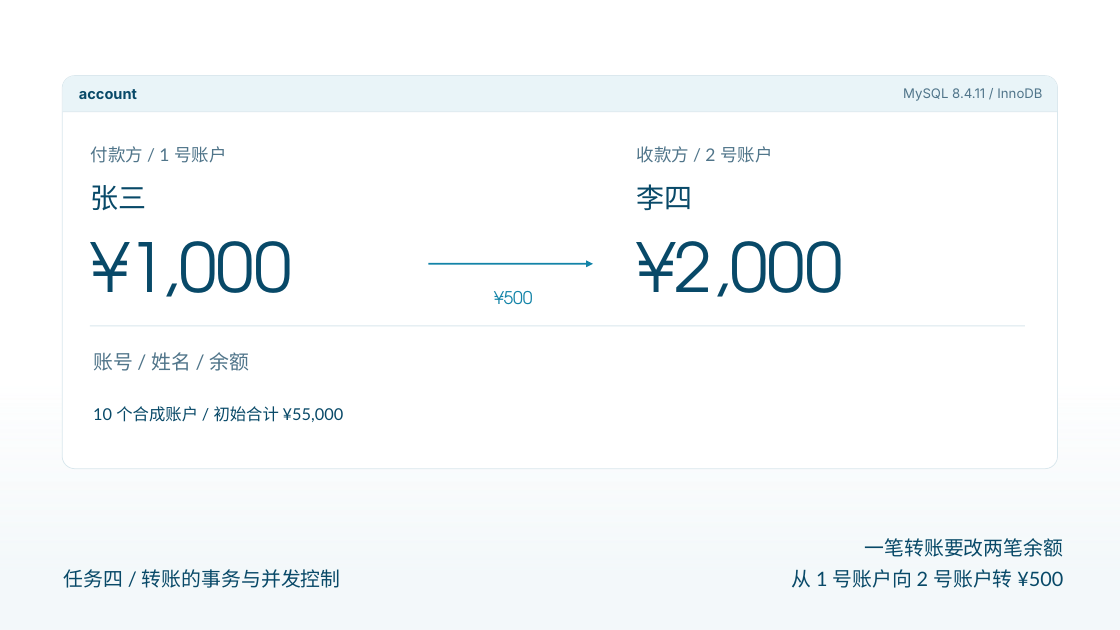
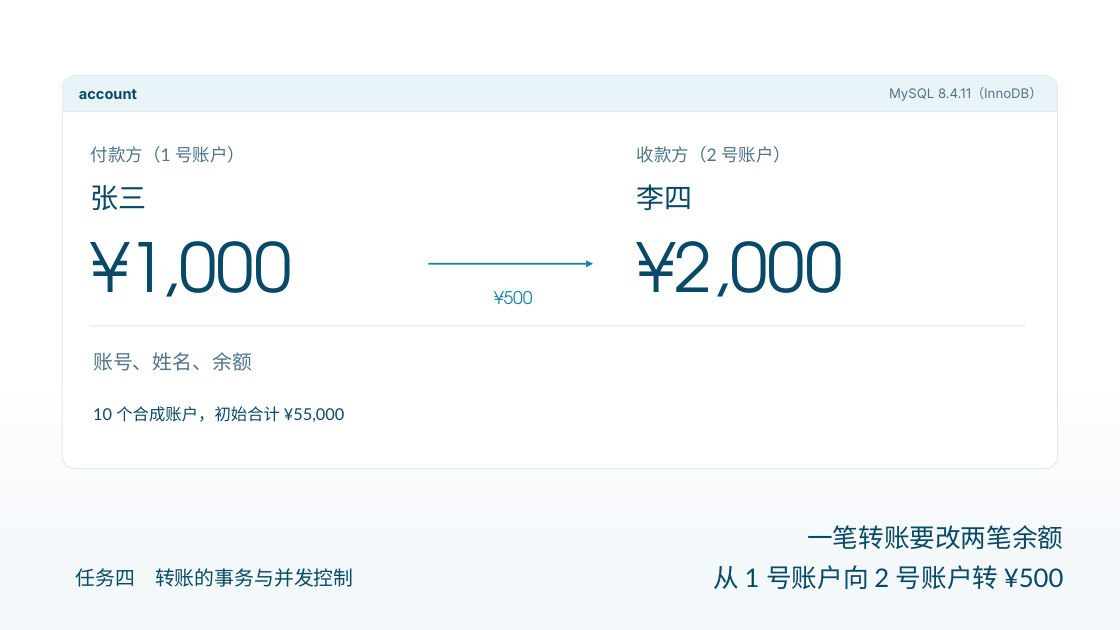
Before and after one commit to AurLemon/pageslip-demo, a slide deck: slide 2 of presentations/task-4-transactions.pptx. Drawn at 1120x630 pixels with LibreOffice and Linux fonts; fonts in the diff are those of the drawing. Boxes give left, top, right and bottom in pixels: in the first picture for what was removed or moved away, otherwise in the second. Text is boxed around its words. In the diff, an @@ line names an element or a change of style, - is before the commit and + after.

```diff
--- a/presentations/task-4-transactions.pptx
+++ b/presentations/task-4-transactions.pptx
@@ text at (889,87,1042,101): text changed @@
-MySQL 8.4.11 / InnoDB
+MySQL 8.4.11（InnoDB）
@@ text at (91,146,245,163): text changed @@
-付款方 / 1 号账户
+付款方（1 号账户）
@@ text at (637,146,791,163): text changed @@
-收款方 / 2 号账户
+收款方（2 号账户）
@@ text at (93,352,252,371): text changed @@
-账号 / 姓名 / 余额
+账号、姓名、余额
@@ text at (93,406,345,422): text changed @@
-10 个合成账户 / 初始合计 ¥55,000
+10 个合成账户，初始合计 ¥55,000
@@ text "一笔转账要改两笔余额" at (807,525,1063,549): size 17 to 22 pt @@
@@ text "一笔转账要改两笔余额": place and size @@
-text "一笔转账要改两笔余额" at (865,538,1064,557)
+text "一笔转账要改两笔余额" at (807,525,1063,549)
@@ text at (76,568,354,587): text changed @@
-任务四 / 转账的事务与并发控制
+任务四 转账的事务与并发控制
@@ text "从 1 号账户向 2 号账户转 ..." at (713,565,1063,589): size 17 to 22 pt @@
```
Also in this commit, not shown: 21 other slides changed, 1 other file.
